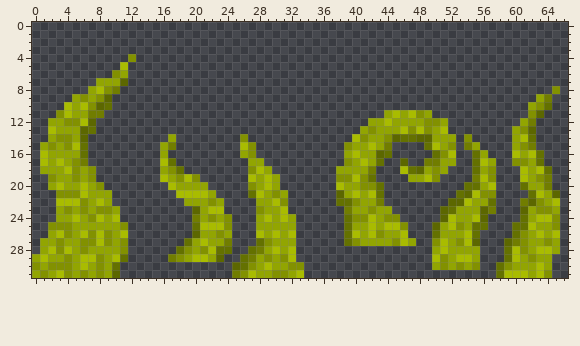
A sprite sheet gets an edit: CasaDesDiamantes/sprites/spikes_spr/05ef7008-efda-4adc-8f43-977d9ba01046.png. The picture above is the old version.
The file is 67x32 pixels.
After the commit:
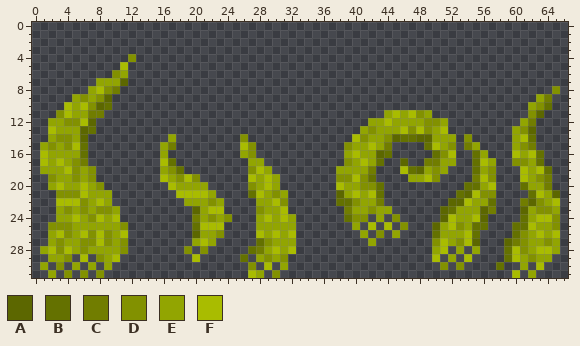
Palette (. is transparent): A #5c6700  B #647100  C #717d00  D #829100  E #92a501  F #a9bc00
The exact change:
{"y":24,"x":42,"old":"F","new":"."}
{"y":24,"x":44,"old":"D","new":"."}
{"y":25,"x":24,"old":"D","new":"."}
{"y":25,"x":39,"old":"B","new":"."}
{"y":25,"x":41,"old":"E","new":"."}
{"y":25,"x":43,"old":"E","new":"."}
{"y":25,"x":45,"old":"F","new":"."}
{"y":26,"x":24,"old":"E","new":"."}
{"y":26,"x":39,"old":"BF","new":".."}
{"y":26,"x":42,"old":"F","new":"."}
{"y":26,"x":44,"old":"E","new":"."}
{"y":26,"x":46,"old":"F","new":"."}
{"y":27,"x":1,"old":"E","new":"."}
{"y":27,"x":19,"old":"B","new":"."}
{"y":27,"x":23,"old":"EC","new":".."}
{"y":27,"x":39,"old":"BDE","new":"..."}
{"y":27,"x":43,"old":"EEDFE","new":"....."}
{"y":28,"x":18,"old":"B","new":"."}
{"y":28,"x":20,"old":"E","new":"."}
{"y":28,"x":22,"old":"FBB","new":"..."}
{"y":28,"x":52,"old":"E","new":"."}
{"y":28,"x":54,"old":"E","new":"."}
{"y":29,"x":0,"old":"EF","new":".."}
{"y":29,"x":5,"old":"E","new":"."}
{"y":29,"x":7,"old":"F","new":"."}
{"y":29,"x":11,"old":"B","new":"."}
{"y":29,"x":17,"old":"CDE","new":"..."}
{"y":29,"x":21,"old":"FEA","new":"..."}
{"y":29,"x":27,"old":"C","new":"."}
{"y":29,"x":32,"old":"F","new":"."}
{"y":29,"x":51,"old":"D","new":"."}
{"y":29,"x":53,"old":"F","new":"."}
{"y":29,"x":55,"old":"E","new":"."}
{"y":30,"x":0,"old":"D","new":"."}
{"y":30,"x":2,"old":"D","new":"."}
{"y":30,"x":4,"old":"D","new":"."}
{"y":30,"x":6,"old":"F","new":"."}
{"y":30,"x":8,"old":"D","new":"."}
{"y":30,"x":10,"old":"B","new":"."}
{"y":30,"x":25,"old":"AB","new":".."}
{"y":30,"x":28,"old":"E","new":"."}
{"y":30,"x":30,"old":"E","new":"."}
{"y":30,"x":32,"old":"DD","new":".."}
{"y":30,"x":50,"old":"E","new":"."}
{"y":30,"x":52,"old":"E","new":"."}
{"y":30,"x":54,"old":"ED","new":".."}
{"y":30,"x":59,"old":"DE","new":".."}
{"y":30,"x":62,"old":"E","new":"."}
{"y":30,"x":64,"old":"E","new":"."}
{"y":31,"x":0,"old":"ED","new":".."}
{"y":31,"x":3,"old":"F","new":"."}
{"y":31,"x":5,"old":"E","new":"."}
{"y":31,"x":7,"old":"E","new":"."}
{"y":31,"x":9,"old":"EA","new":".."}
{"y":31,"x":25,"old":"CD","new":".."}
{"y":31,"x":29,"old":"E","new":"."}
{"y":31,"x":31,"old":"DEF","new":"..."}
{"y":31,"x":58,"old":"BF","new":".."}
{"y":31,"x":61,"old":"F","new":"."}
{"y":31,"x":63,"old":"FD","new":".."}
